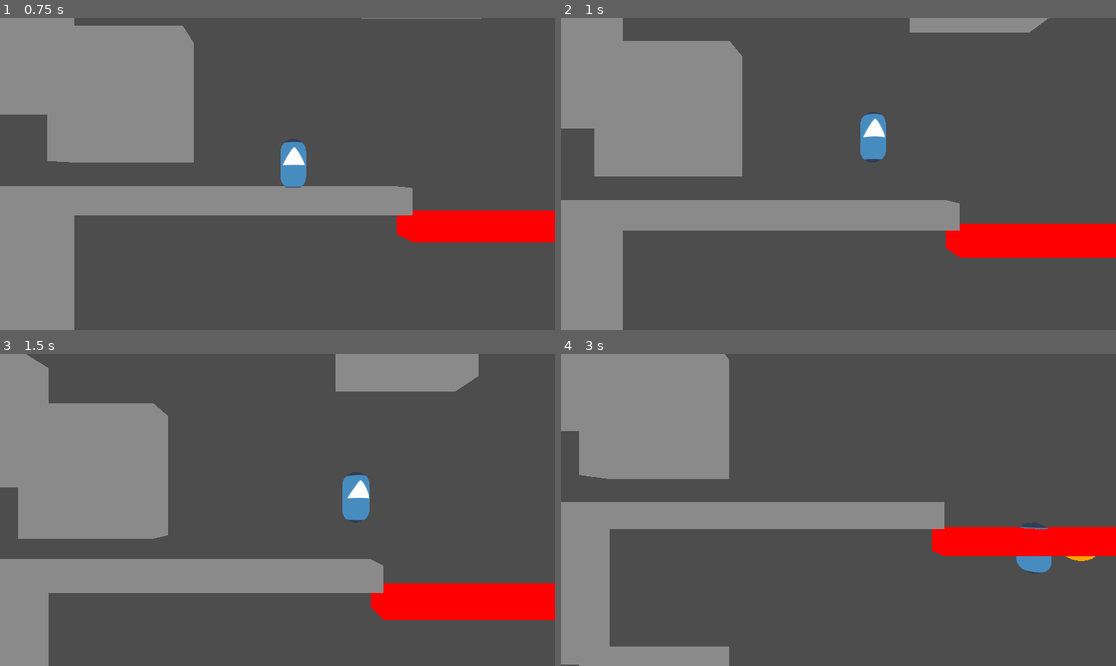
Above: before the commit, frames 1-4 (two rows, left to right).
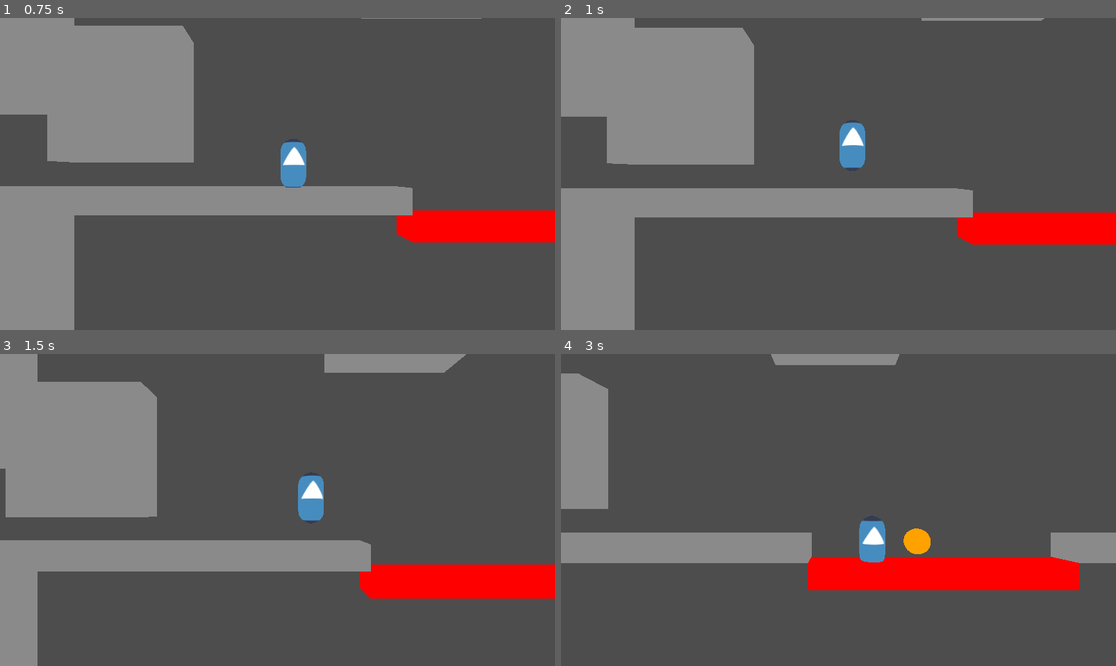
Above: after the commit, the same moments.

Repository: Minish-Link/MVM-31
Game: Godot game, scene res://levels/testing_level.tscn
Two runs of this game, one before a commit and one after it. Both use one fixed random seed, a clock stepped at 60 frames per second and the inputs below. The engine's default icon, where the game draws it, is replaced by a stand-in: a white triangle on a blue panel in a dark square.
Inputs:
- Up to frame 1 (0.75 s): tap Enter at 0.5 s; hold Right (move_right) from 0.53 s (still down); hold Ctrl from 0.53 s (still down)
- Up to frame 2 (1 s): keep holding Right (move_right); keep holding Ctrl; tap Space (jump) at 0.77 s; tap R at 0.8 s
- Up to frame 3 (1.5 s): release Right (move_right) at 1.28 s; release Ctrl at 1.28 s; hold Down (move_down) from 1.28 s (still down); tap R at 1.35 s
- Up to frame 4 (3 s): tap Space (jump) at 1.52 s; tap I at 1.55 s; release Down (move_down) at 2.03 s; hold Right (move_right) 2.03-2.78 s; hold I 2.03-2.78 s; tap Ctrl at 2.3 s; hold Up (move_up) from 2.78 s (still down); tap X (attack) at 2.85 s

Frame 1 is identical in both runs. In frame 2, 14% of the frame differs, in the area x 0-100%, y 0-100%; in frame 3, 20%; in frame 4, 34%.

Commit message:
Added Debug Commands
Added commands to Reset Level (CTRL + R) and Give Items (CTRL + I)

Diff:
--- a/levels/testing_level.tscn
+++ b/levels/testing_level.tscn
@@ -23,6 +23,8 @@
 environment = SubResource("Environment_m2onx")
 
 [node name="CameraBoundary" parent="." unique_id=1830535311 instance=ExtResource("3_aklg6")]
+left_boundary = -14.0
+right_boundary = 32.0
 
 [node name="Terrain" type="Node3D" parent="." unique_id=2003721097]
 
@@ -108,15 +110,24 @@
 [node name="CollisionShape3D" type="CollisionShape3D" parent="Terrain/Platform10" unique_id=1774925299]
 shape = SubResource("ConcavePolygonShape3D_m2onx")
 
-[node name="Platform5" type="StaticBody3D" parent="Terrain" unique_id=446651461]
+[node name="PlatformOfDeath" type="StaticBody3D" parent="Terrain" unique_id=446651461]
 transform = Transform3D(10, 0, 0, 0, 1, 0, 0, 0, 1, 10, -2, 0)
 
-[node name="MeshInstance3D" type="MeshInstance3D" parent="Terrain/Platform5" unique_id=1489586432]
+[node name="MeshInstance3D" type="MeshInstance3D" parent="Terrain/PlatformOfDeath" unique_id=1489586432]
 mesh = SubResource("BoxMesh_omjae")
 surface_material_override/0 = SubResource("StandardMaterial3D_omjae")
 
-[node name="DamageBoxComponent" parent="Terrain/Platform5" unique_id=987569012 instance=ExtResource("1_m2onx")]
+[node name="DamageBoxComponent" parent="Terrain/PlatformOfDeath" unique_id=987569012 instance=ExtResource("1_m2onx")]
 damage = 1000.0
+
+[node name="Platform8" type="StaticBody3D" parent="Terrain" unique_id=953497022]
+transform = Transform3D(31.597126, 0, 0, 0, 1, 0, 0, 0, 1, 20, -7.8302817, 0)
+
+[node name="MeshInstance3D" type="MeshInstance3D" parent="Terrain/Platform8" unique_id=1700030677]
+mesh = SubResource("BoxMesh_omjae")
+
+[node name="CollisionShape3D" type="CollisionShape3D" parent="Terrain/Platform8" unique_id=266263545]
+shape = SubResource("ConcavePolygonShape3D_m2onx")
 
 [node name="Objects" type="Node3D" parent="." unique_id=572564167]
 
--- a/objects/player/PlayerCharacter.tscn
+++ b/objects/player/PlayerCharacter.tscn
@@ -19,6 +19,7 @@
 [ext_resource type="Script" uid="uid://dxt11slodk5ai" path="res://objects/player/states/grapple.gd" id="15_0ajwu"]
 [ext_resource type="Script" uid="uid://bwnerw0mo0hjj" path="res://objects/player/states/shoot.gd" id="16_4hx4m"]
 [ext_resource type="Script" uid="uid://dohgs4517tf6h" path="res://objects/player/states/hurt.gd" id="17_kuxqi"]
+[ext_resource type="Script" uid="uid://c7bvm1q0jio3e" path="res://objects/player/player_debug.gd" id="20_11qm3"]
 
 [sub_resource type="CapsuleShape3D" id="CapsuleShape3D_ski25"]
 radius = 0.45
@@ -133,3 +134,6 @@
 [node name="WeaponOffset" type="Node3D" parent="." unique_id=1397970258]
 unique_name_in_owner = true
 transform = Transform3D(1, 0, 0, 0, 1, 0, 0, 0, 1, 1.75, 0, 0)
+
+[node name="Node3D" type="Node3D" parent="." unique_id=1848797888]
+script = ExtResource("20_11qm3")
--- /dev/null
+++ b/objects/player/player_debug.gd
@@ -0,0 +1,19 @@
+extends Node3D
+class_name DebugStuff
+
+func _physics_process(delta: float) -> void:
+	_reset_level_command()
+	_give_item()
+
+func _reset_level_command():
+	if (Input.is_key_pressed(KEY_F13) and Input.is_joy_button_pressed(0,JOY_BUTTON_BACK)) or (
+		(Input.is_key_pressed(KEY_CTRL) and Input.is_key_pressed(KEY_R))):
+		print("Reset Level Command Activated")
+		print(get_tree().current_scene)
+		print("Reload Outpint: %s" %get_tree().reload_current_scene())
+		get_tree().reload_current_scene()
+		PlayerCharacter.position = Vector3(0,0,0)
+
+func _give_item():
+	if (Input.is_key_pressed(KEY_CTRL) and Input.is_key_pressed(KEY_I)):
+		WorldData.collect_item("Slide")
Not shown, added: objects/player/player_debug.gd.uid
